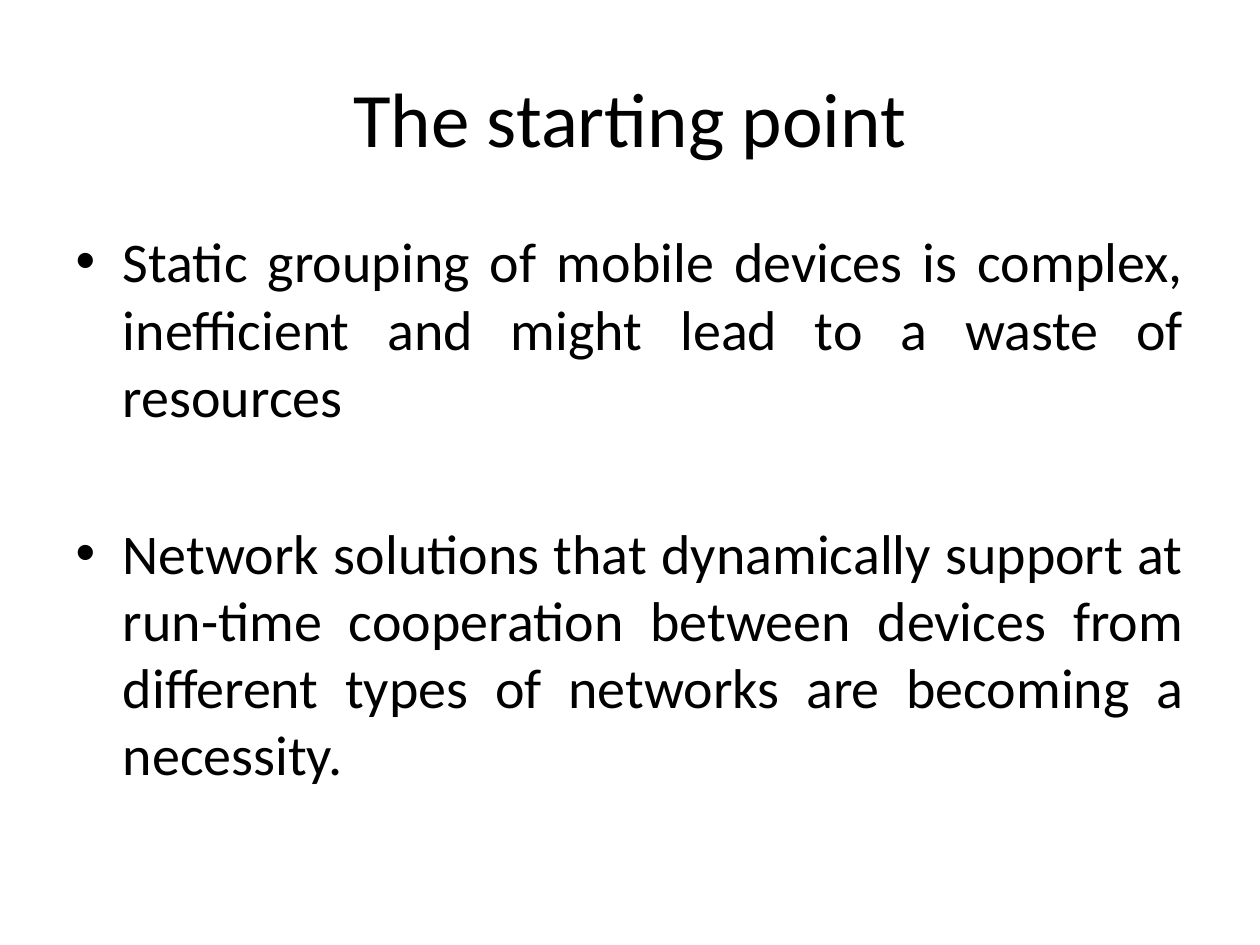
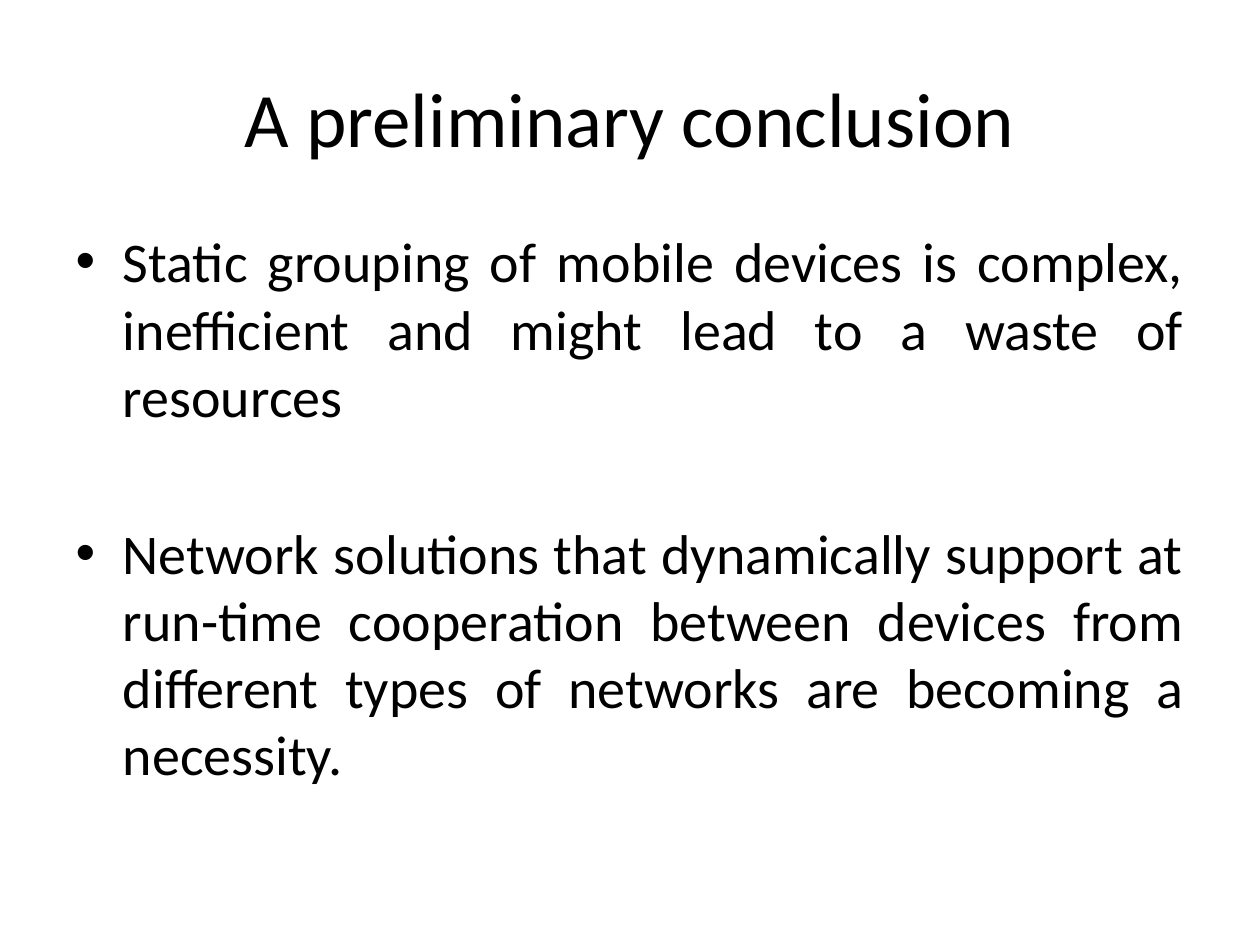
Before and after one commit to ro1208984/learning.java, a slide deck: slide 6 of Mobile Day presentation.pptx. Drawn at 1260x945 pixels with LibreOffice and Linux fonts; fonts in the diff are those of the drawing. Boxes give left, top, right and bottom in pixels: in the first picture for what was removed or moved away, otherwise in the second. Text is boxed around its words. In the diff, an @@ line names an element or a change of style, - is before the commit and + after.

```diff
--- a/Mobile Day presentation.pptx
+++ b/Mobile Day presentation.pptx
@@ title at <box>244,93,1014,160</box>: text changed @@
-The starting point
+A preliminary conclusion
```
Also in this commit, not shown: 3 other slides changed, 17 slides added.
